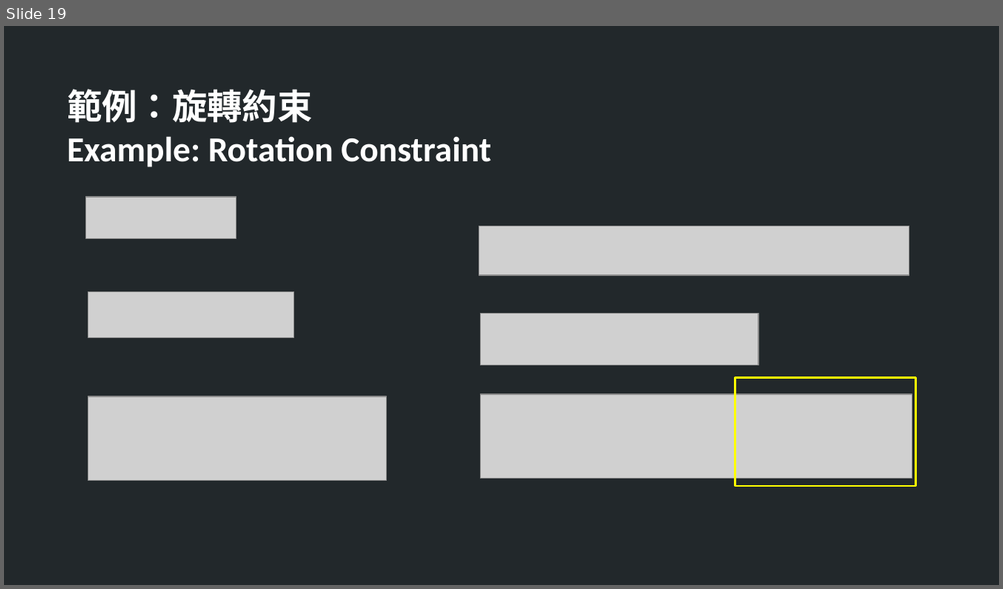
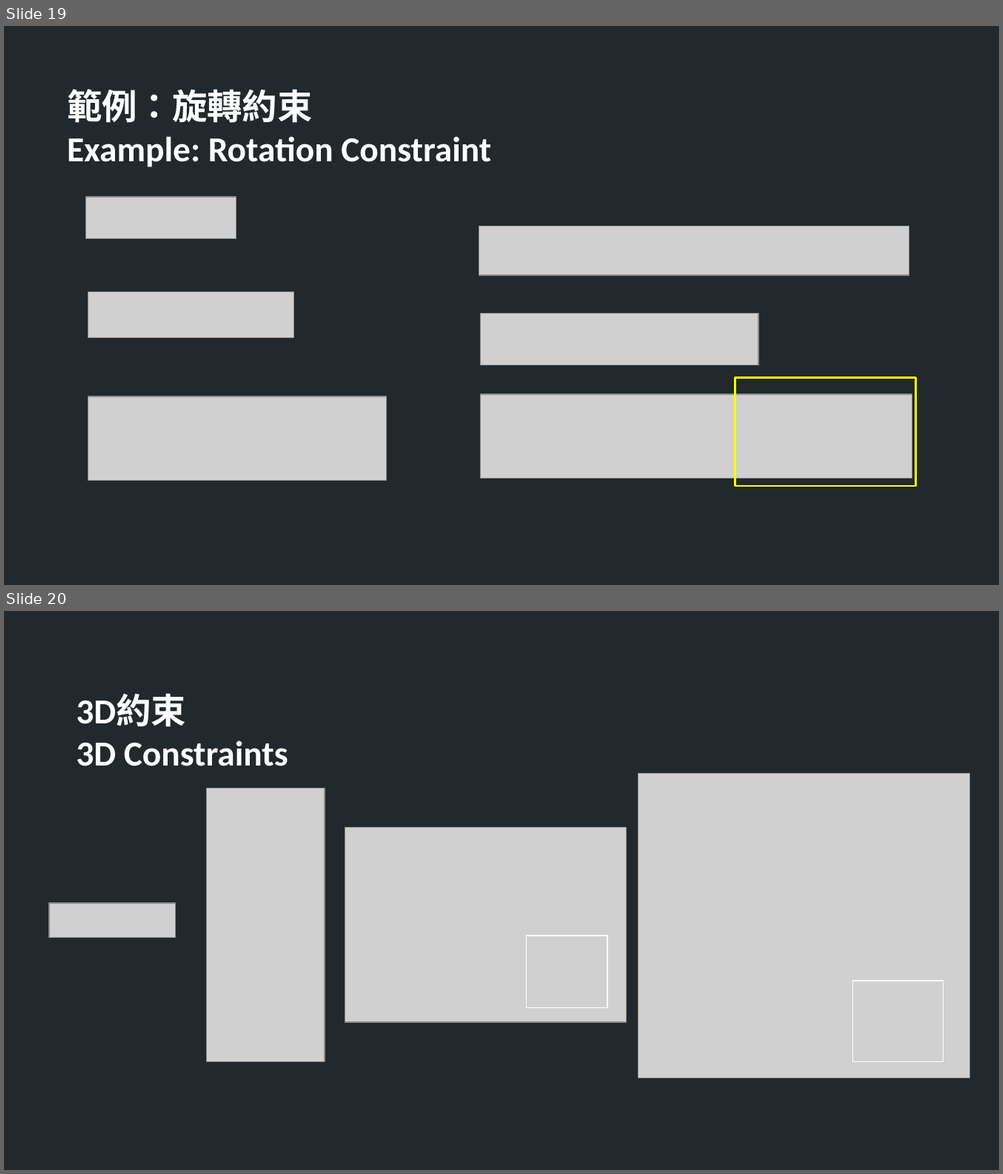
Before and after one commit to TheAllenChou/unity-physics-constraints, a slide deck: slides/physics constraints in games.odp. Shown one above the other, each under a label of ours: slide 19 before the commit, slides 19 and 20 after it. The pictures are 1003x589 and 1003x1174 pixels, drawn with LibreOffice and Linux fonts; fonts in the diff are those of the drawing; grey boxes stand for pictures. Boxes give left, top, right and bottom in pixels: in the first picture for what was removed or moved away, otherwise in the second. Text is boxed around its words. In the diff, an @@ line names an element or a change of style, - is before the commit and + after.

```diff
--- a/slides/physics constraints in games.odp
+++ b/slides/physics constraints in games.odp
@@ slide 20 added at <box>4,611,999,1170</box>, background #22282B @@
@@ text added at <box>76,694,288,766</box>, 28 pt, text #FFFFFF, bold @@
+3D約束
+3D Constraints
@@ picture added at <box>206,788,324,1062</box> @@
@@ picture added at <box>638,774,970,1079</box> @@
@@ picture added at <box>345,828,627,1022</box> @@
@@ picture added at <box>49,903,176,937</box> @@
@@ rectangle added at <box>526,936,607,1008</box>, outline #FFFFFF 0.79 pt @@
@@ rectangle added at <box>852,981,942,1062</box>, outline #FFFFFF 0.79 pt @@
```
Also in this commit, not shown: 1 other slide added, 1 slide removed, 11 other files.
